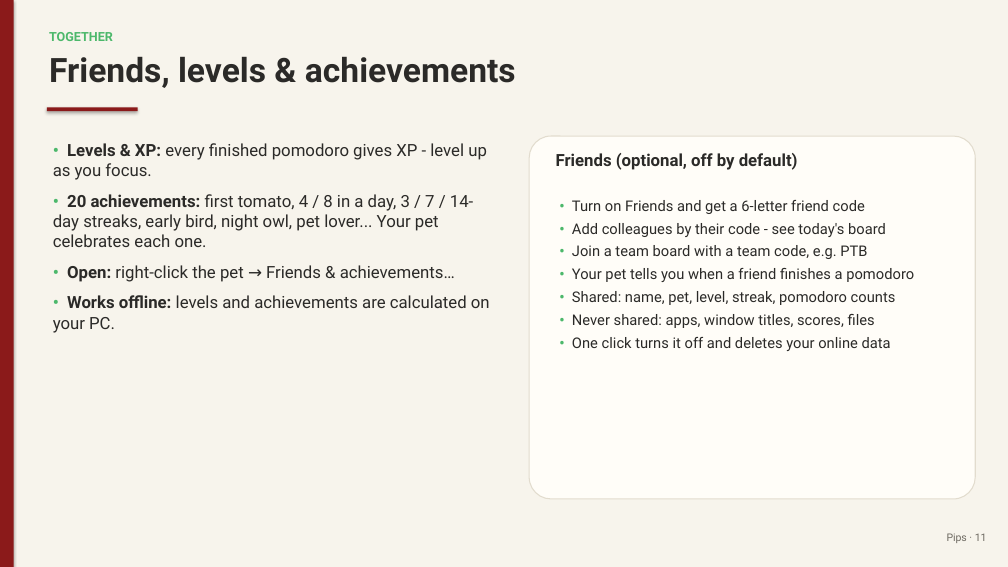
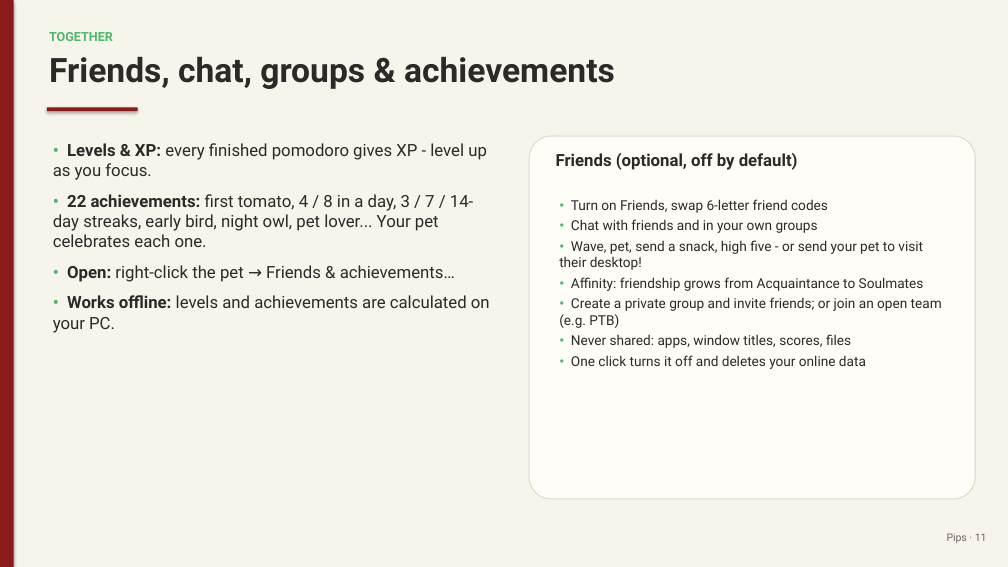
Before and after one commit to juw12/projects, a slide deck: slide 11 of apps/pips/web/download/Pips-Guide.pptx. Drawn at 1008x567 pixels with LibreOffice and Linux fonts; fonts in the diff are those of the drawing. Boxes give left, top, right and bottom in pixels: in the first picture for what was removed or moved away, otherwise in the second. Text is boxed around its words. In the diff, an @@ line names an element or a change of style, - is before the commit and + after.

Commit message:
pips 2.4.0: Chat, groups, affinity & pet visits

```diff
--- a/apps/pips/web/download/Pips-Guide.pptx
+++ b/apps/pips/web/download/Pips-Guide.pptx
@@ text at (x1=49, y1=56, x2=615, y2=89): text changed @@
-Friends, levels & achievements
+Friends, chat, groups & achievements
@@ text at (x1=53, y1=194, x2=473, y2=247): text changed @@
-• 20 achievements: first tomato, 4 / 8 in a day, 3 / 7 / 14-day streaks, early bird, night owl, pet lover... Your pet celebrates each one.
+• 22 achievements: first tomato, 4 / 8 in a day, 3 / 7 / 14-day streaks, early bird, night owl, pet lover... Your pet celebrates each one.
@@ text at (x1=559, y1=199, x2=942, y2=328): text changed; size 14 to 13 pt @@
-• Turn on Friends and get a 6-letter friend code
-• Add colleagues by their code - see today's board
-• Join a team board with a team code, e.g. PTB
-• Your pet tells you when a friend finishes a pomodoro
-• Shared: name, pet, level, streak, pomodoro counts
+• Turn on Friends, swap 6-letter friend codes
+• Chat with friends and in your own groups
+• Wave, pet, send a snack, high five - or send your pet to visit their desktop!
+• Affinity: friendship grows from Acquaintance to Soulmates
+• Create a private group and invite friends; or join an open team (e.g. PTB)
@@ text at (x1=571, y1=334, x2=866, y2=369): size 14 to 13 pt in "• Never shared: apps, window titles, scores, ...", "• One click turns it off and ..."; less space between paragraphs @@
```
Also in this commit, not shown: 3 other slides changed, 9 other files.
